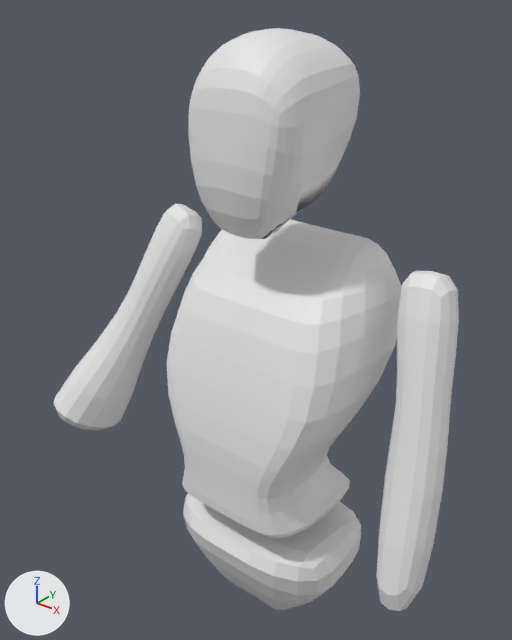
The FBX model ByYourSide/Assets/Models/EnemyModel-Idal.fbx as it was, and as the next commit left it.
Both versions are drawn from a 50 mm camera at (2.84, -3.83, 7.62) aimed at (-0.23, 0.0, 5.24). Arrows for +X, +Y and +Z are at lower left; the lights stay in place. Where no turn or scale is listed for an object, it has been applied to the vertices.

Names of what the first picture shows: 'ArmL', 'ArmR', 'Head', 'Torso', 'Waist'.
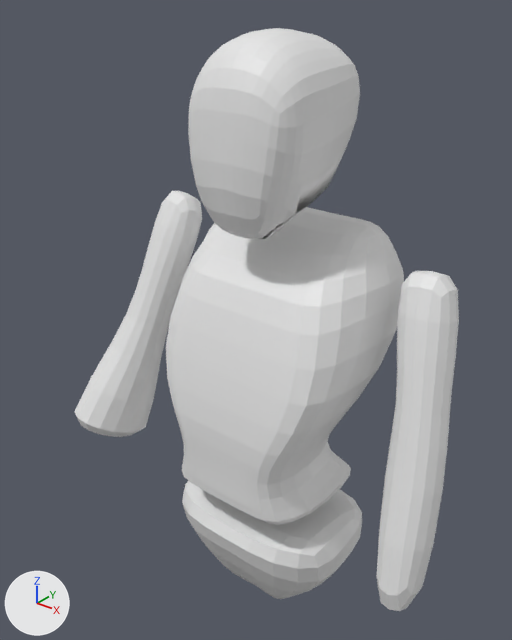
Commit message: EnamyIdal Update

What differs and where, as boxes (x1, y1, x2, y2) in the pictures (512 x 640 px):
'Torso', moved: before (167, 219, 401, 538); after (166, 207, 404, 525)
'ArmR', moved, turned: before (53, 204, 202, 430); after (74, 190, 202, 437)
'Waist', moved: before (183, 493, 361, 611); after (182, 481, 362, 599)

Edits to the bpy script that builds the scene:
```text
Change ob_waist:
    ob_waist.location: (0.047, 0.0, 4.34) -> (0.047, 0.0, 4.467)
Change ob_armr:
    ob_armr.location: (0.644, 0.178, 6.436) -> (0.495, 0.178, 6.87)
    ob_armr.rotation_euler: (-0.983, -1.048, 0.856) -> (-1.328, -1.148, 1.165)  # degrees (-56, -60, 49) -> degrees (-76, -66, 67)
Change ob_torso:
    ob_torso.location: (0.047, 0.0, 4.34) -> (0.047, 0.0, 4.467)
```
